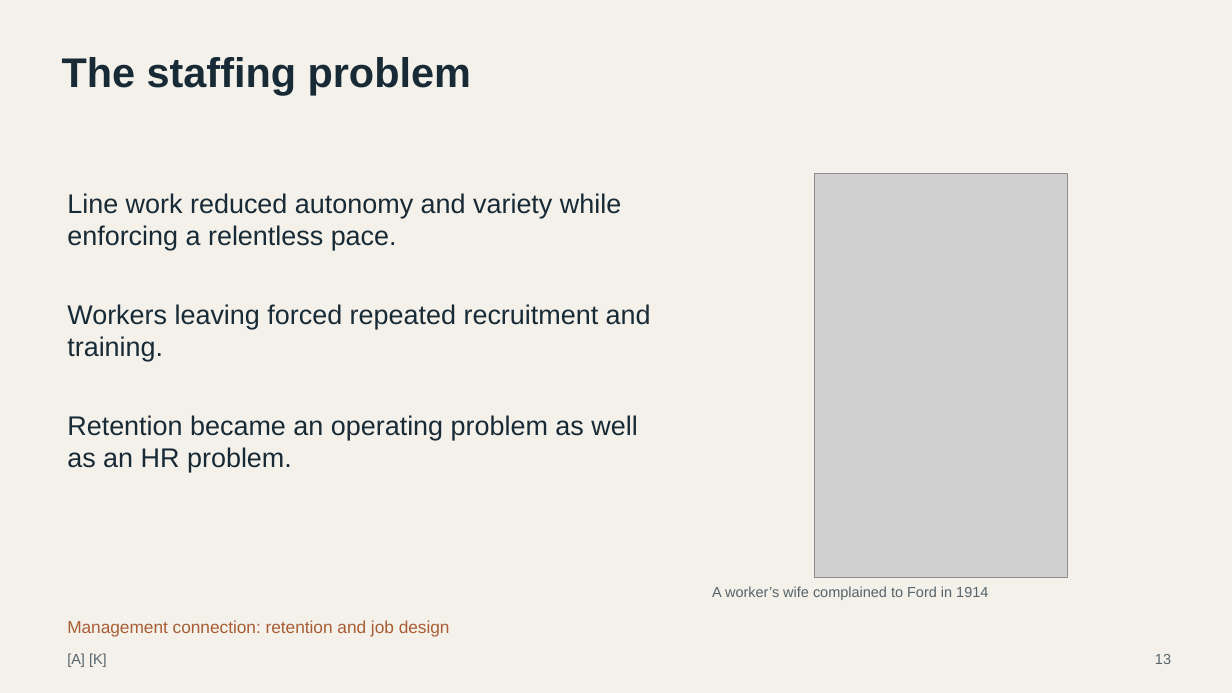
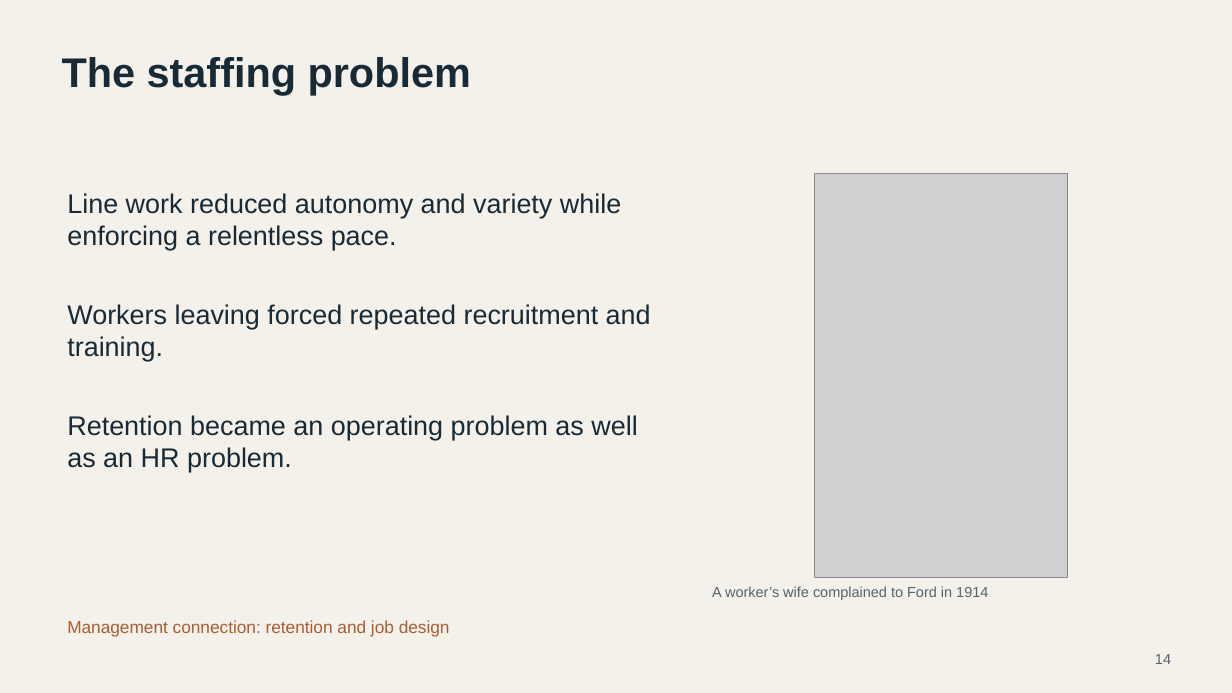
Before and after one commit to chocojawns/MGT, a slide deck: slide 14 of temp 3.pptx (slide 13 before the commit). Drawn at 1232x693 pixels with LibreOffice and Linux fonts; fonts in the diff are those of the drawing; grey boxes stand for pictures. Boxes give left, top, right and bottom in pixels: in the first picture for what was removed or moved away, otherwise in the second. Text is boxed around its words. In the diff, an @@ line names an element or a change of style, - is before the commit and + after.

```diff
--- a/temp 3.pptx
+++ b/temp 3.pptx
@@ text removed at (67, 653, 107, 667) @@
-[A] [K]
@@ text at (1155, 654, 1171, 664): text changed @@
-13
+14
```
Also in this commit, not shown: 24 other slides changed, 3 slides added, 2 slides removed.
